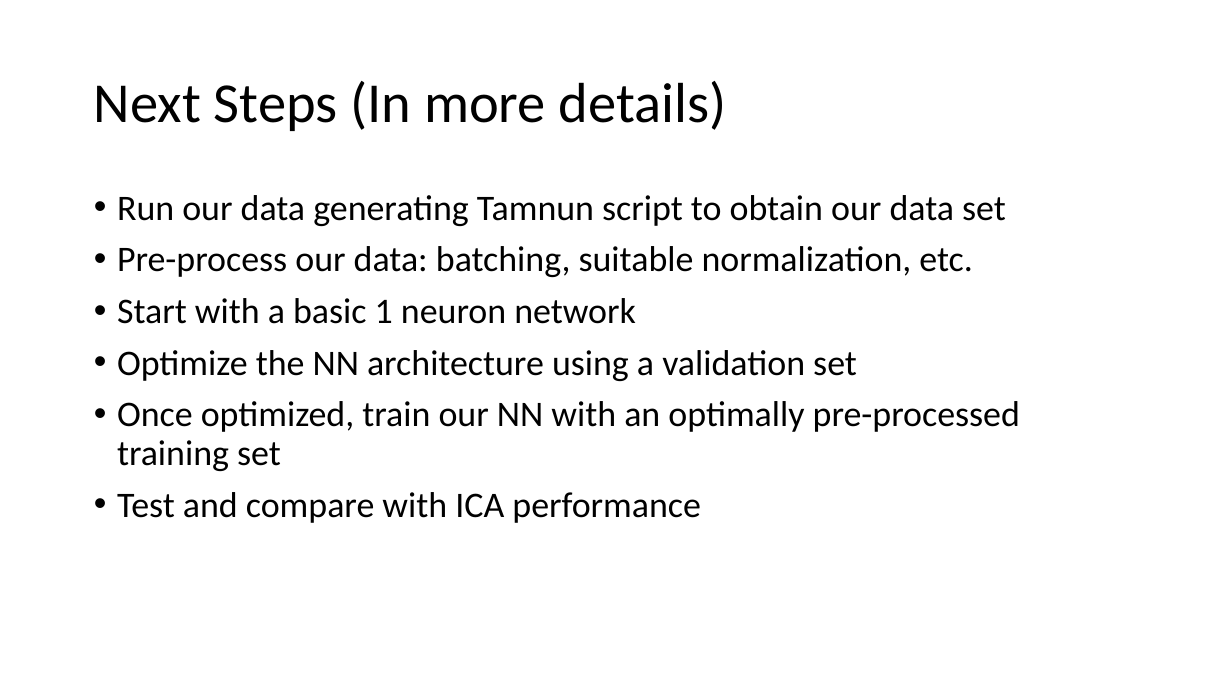
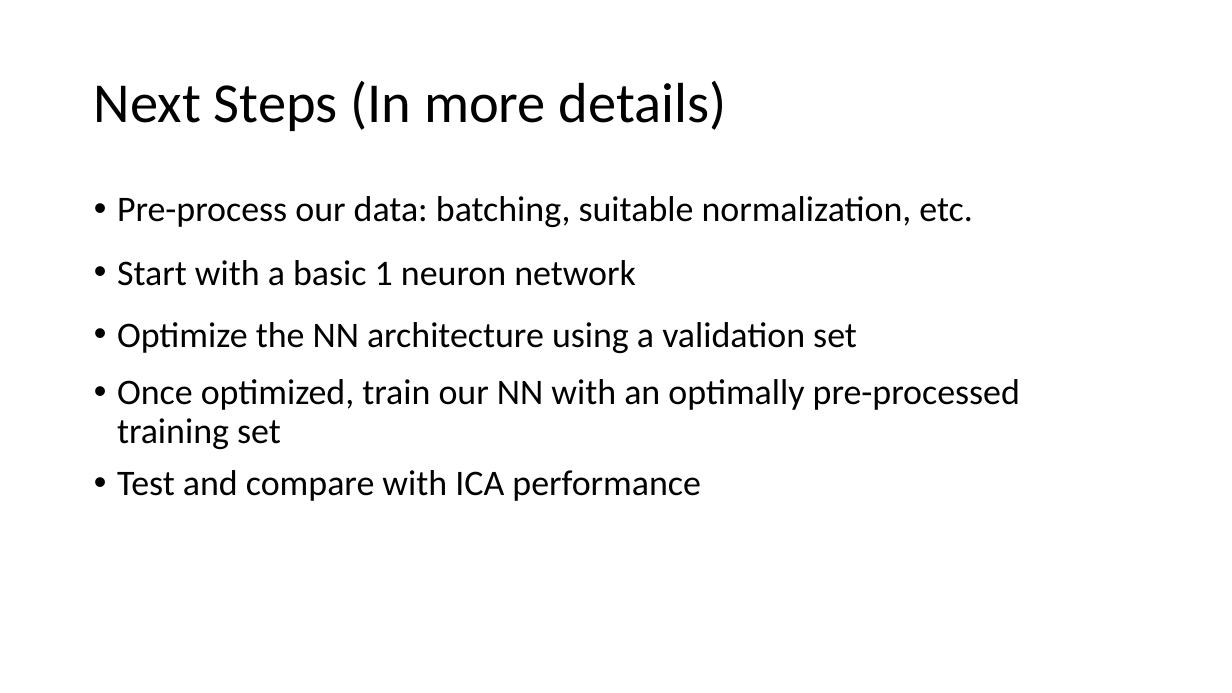
Before and after one commit to OrrAvrech/Alex_Orr_Project, a slide deck: slide 14 of MidPresentation.pptx. Drawn at 1232x693 pixels with LibreOffice and Linux fonts; fonts in the diff are those of the drawing. Boxes give left, top, right and bottom in pixels: in the first picture for what was removed or moved away, otherwise in the second. Text is boxed around its words. In the diff, an @@ line names an element or a change of style, - is before the commit and + after.

Commit message:
midPresentation updates

```diff
--- a/MidPresentation.pptx
+++ b/MidPresentation.pptx
@@ text removed at (117, 195, 1020, 523) @@
-• Run our data generating Tamnun script to obtain our data set
-• Pre-process our data: batching, suitable normalization, etc.
-• Start with a basic 1 neuron network
-• Optimize the NN architecture using a validation set
-• Once optimized, train our NN with an optimally pre-processed training set
-• Test and compare with ICA performance
@@ text added at (117, 196, 972, 227), 28 pt, text #000000 @@
+• Pre-process our data: batching, suitable normalization, etc.
@@ text added at (117, 260, 636, 286), 28 pt, text #000000 @@
+• Start with a basic 1 neuron network
@@ text added at (117, 322, 857, 353), 28 pt, text #000000 @@
+• Optimize the NN architecture using a validation set
@@ text added at (117, 379, 1020, 449), 28 pt, text #000000 @@
+• Once optimized, train our NN with an optimally pre-processed training set
@@ text added at (117, 470, 701, 501), 28 pt, text #000000 @@
+• Test and compare with ICA performance
```
Also in this commit, not shown: 4 other slides changed, 1 other file.
